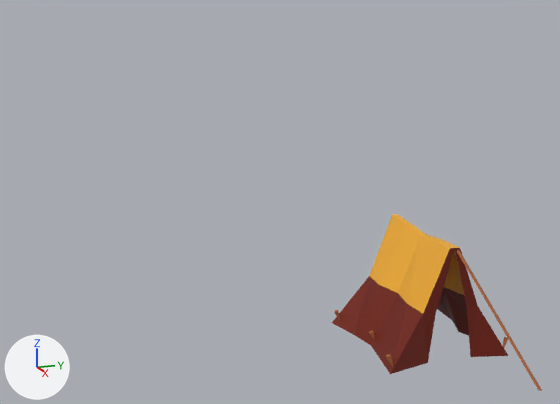
What one commit did to the Blender file TeamProject/BlenderFiles/tent.blend.
Camera for both pictures: a 50 mm camera at (11.11, -6.56, 4.62) aimed at (-4.28, -1.03, 0.55). Lighting does not change. The marker at lower left points along +X, +Y and +Z.

Objects in the first picture: 'peg', 'stick', 'tent'.
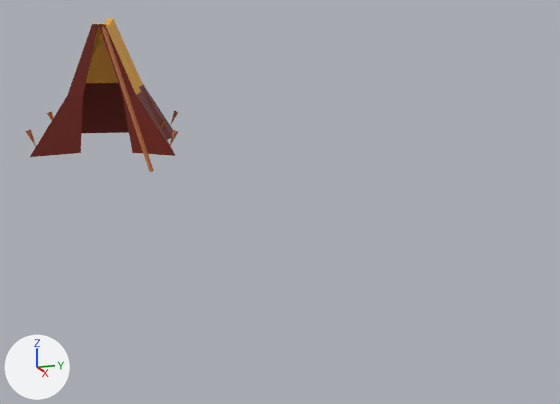
Boxes [x1, y1, x2, y2] around the edits, measured in the pictures (560 x 404 px):
'tent', moved, turned, rescaled: before [332, 214, 508, 374]; after [30, 18, 175, 157]
'stick', moved, turned, rescaled: before [457, 249, 542, 391]; after [102, 26, 154, 172]
'peg.002', moved, turned, rescaled: before [386, 354, 394, 367]; after [26, 129, 36, 146]
'peg', moved, turned, rescaled: before [503, 337, 508, 348]; after [170, 130, 178, 146]
'peg.003', moved, turned, rescaled: before [334, 310, 341, 320]; after [47, 111, 53, 120]
'peg.004', moved, turned, rescaled (not visible before): after [171, 111, 178, 124]
'peg.005', moved, turned, rescaled (not visible before): after [160, 119, 166, 129]
'peg.001', moved, turned, rescaled (not visible afterwards): before [369, 331, 375, 339]

The change, as a list of edits to the scene's bpy script:
```text
Change ob_tent:
    ob_tent.location: (0.0, 0.0, 0.0) -> (-10.31, -3.79, 2.68)
    ob_tent.rotation_euler: (0.0, 0.0, 0.0) -> (-0.00518, 0.00388, -0.221)  # degrees (0, 0, 0) -> degrees (-0.3, 0.2, -13)
    ob_tent.scale: (1.0, 1.0, 1.0) -> (1.66, 1.66, 1.66)
Change ob_stick:
    ob_stick.location: (0.789, 2.198, -0.717) -> (-1.868, 1.455, 2.219)
    ob_stick.rotation_euler: (0.315, -0.47, 0.0716) -> (0.333, -0.454, -0.778)  # degrees (18, -27, 4.1) -> degrees (19, -26, -45)
    ob_stick.scale: (1.0, 1.0, 1.0) -> (0.486, 0.486, 0.486)
Change ob_peg:
    ob_peg.location: (1.048, 1.03, -0.86) -> (-2.201, 0.981, 2.182)
    ob_peg.rotation_euler: (-0.0775, 2.744, -1.394) -> (3.079, 0.379, 0.912)  # degrees (-4.4, 157, -80) -> degrees (176, 22, 52)
    ob_peg.scale: (0.145, 0.145, 0.145) -> (0.0706, 0.0706, 0.0706)
```
